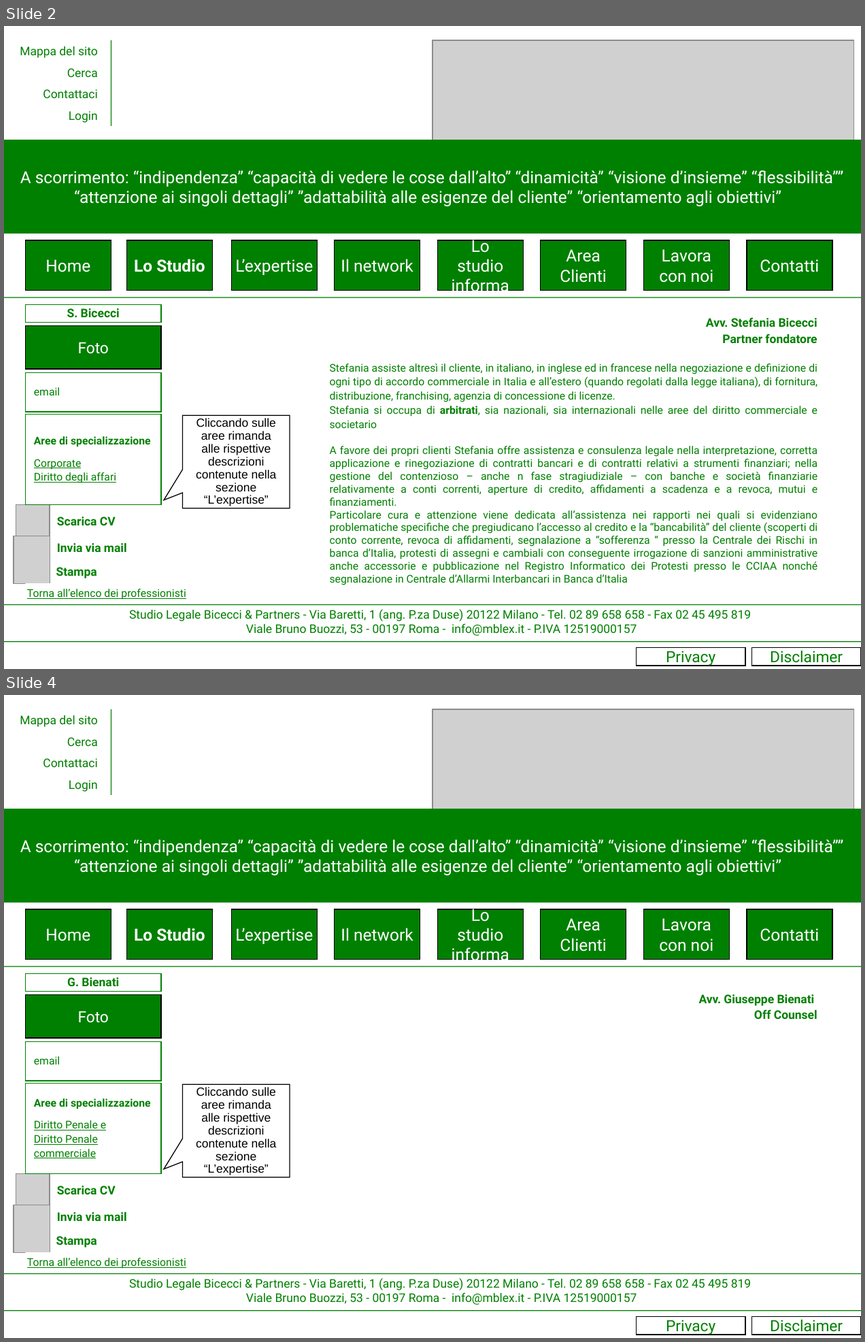
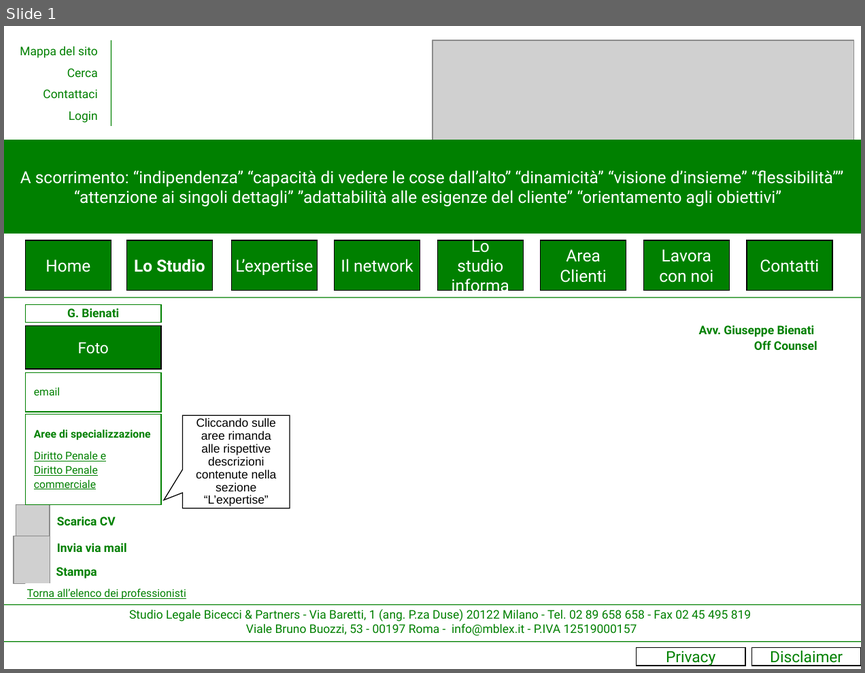
Before and after one commit to grentis/__mblex__, a slide deck: mokup/Sito internet Bicecci&Partners2.ppt. Shown one above the other, each under a label of ours: slides 2 and 4 before the commit, slide 1 after it; the slides between them are not shown. The pictures are 865x1342 and 865x673 pixels, drawn with LibreOffice and Linux fonts; fonts in the diff are those of the drawing; grey boxes stand for pictures. Boxes give left, top, right and bottom in pixels: in the first picture for what was removed or moved away, otherwise in the second. Text is boxed around its words. In the diff, an @@ line names an element or a change of style, - is before the commit and + after.

```diff
--- a/mokup/Sito internet Bicecci&Partners2.ppt
+++ b/mokup/Sito internet Bicecci&Partners2.ppt
@@ slide 2 removed at (4, 26, 861, 669), background #FFFFFF @@
@@ group removed at (20, 40, 111, 126): 4 texts, 1 line @@
-Contattaci
-Mappa del sito
-Cerca
-Login
@@ picture removed at (432, 40, 854, 148) @@
@@ rectangle removed at (4, 140, 861, 233) @@
-A scorrimento: “indipendenza” “capacità di vedere le cose dall’alto” “dinamicità” “visione d’insieme” “flessibilità”” “attenzione ai singoli dettagli” ”adattabilità alle esigenze del cliente” “orientamento agli obiettivi”
@@ rectangle removed at (26, 240, 111, 290) @@
-Home
@@ rectangle removed at (126, 240, 212, 290) @@
-Lo Studio
@@ rectangle removed at (231, 240, 317, 290) @@
-L’expertise
@@ rectangle removed at (334, 240, 420, 290) @@
-Il network
@@ rectangle removed at (438, 240, 524, 290) @@
-Lo studio informa
@@ rectangle removed at (541, 240, 626, 290) @@
-Area Clienti
@@ rectangle removed at (643, 240, 729, 290) @@
-Lavora con noi
@@ rectangle removed at (747, 240, 832, 290) @@
-Contatti
@@ line removed from (4, 297) to (861, 297) @@
@@ rectangle removed at (26, 305, 161, 322) @@
-S. Bicecci
@@ rectangle removed at (26, 326, 161, 369) @@
-Foto
@@ text removed at (330, 317, 818, 585) @@
-Avv. Stefania Bicecci
-Partner fondatore
-Stefania assiste altresì il cliente, in italiano, in inglese ed in francese nella negoziazione e definizione di ogni tipo di accordo commerciale in Italia e all’estero (quando regolati dalla legge italiana), di fornitura, distribuzione, franchising, agenzia di concessione di licenze.
-Stefania si occupa di arbitrati, sia nazionali, sia internazionali nelle aree del diritto commerciale e societario
-A favore dei propri clienti Stefania offre assistenza e consulenza legale nella interpretazione, corretta applicazione e rinegoziazione di contratti bancari e di contratti relativi a strumenti finanziari; nella gestione del contenzioso – anche n fase stragiudiziale – con banche e società finanziarie relativamente a conti correnti, aperture di credito, affidamenti a scadenza e a revoca, mutui e finanziamenti.
-Particolare cura e attenzione viene dedicata all’assistenza nei rapporti nei quali si evidenziano problematiche specifiche che pregiudicano l’accesso al credito e la “bancabilità” del cliente (scoperti di conto corrente, revoca di affidamenti, segnalazione a “sofferenza “ presso la Centrale dei Rischi in banca d’Italia, protesti di assegni e cambiali con conseguente irrogazione di sanzioni amministrative anche accessorie e pubblicazione nel Registro Informatico dei Protesti presso le CCIAA nonché segnalazione in Centrale d’Allarmi Interbancari in Banca d’Italia
@@ rectangle removed at (26, 372, 161, 412) @@
-email
@@ rectangle removed at (26, 414, 161, 505) @@
-Aree di specializzazione
-Corporate
-Diritto degli affari
@@ speech box removed at (182, 415, 290, 507) @@
-Cliccando sulle aree rimanda alle rispettive descrizioni contenute nella sezione “L’expertise”
@@ group removed at (14, 504, 127, 584): 3 texts, 2 pictures @@
-Scarica CV
-Stampa
-Invia via mail
@@ text removed at (27, 588, 186, 599) @@
-Torna all’elenco dei professionisti
@@ line removed from (4, 604) to (861, 604) @@
@@ text removed at (129, 609, 751, 635) @@
-Studio Legale Bicecci & Partners - Via Baretti, 1 (ang. P.za Duse) 20122 Milano - Tel. 02 89 658 658 - Fax 02 45 495 819
-Viale Bruno Buozzi, 53 - 00197 Roma - info@mblex.it - P.IVA 12519000157
@@ line removed from (4, 641) to (861, 641) @@
@@ rectangle removed at (636, 648, 746, 665) @@
-Privacy
@@ rectangle removed at (751, 648, 861, 665) @@
-Disclaimer
@@ what was slide 4 is now slide 1 @@
```
Also in this commit, not shown: 2 other slides removed, 10 other files.
